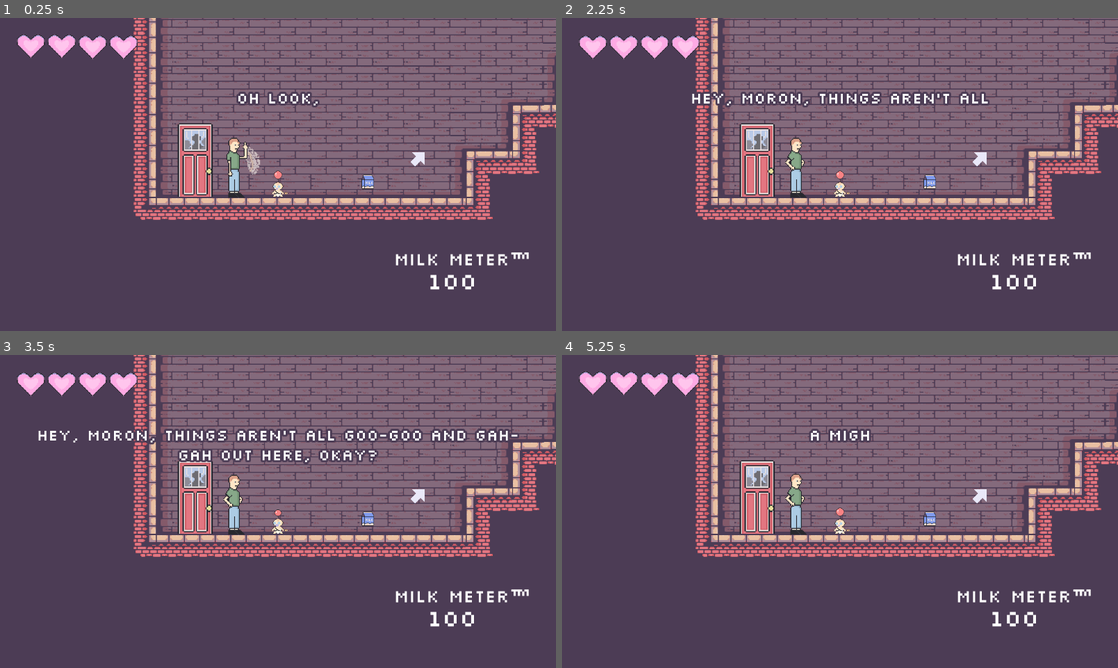
Above: before the commit, frames 1-4 (two rows, left to right).
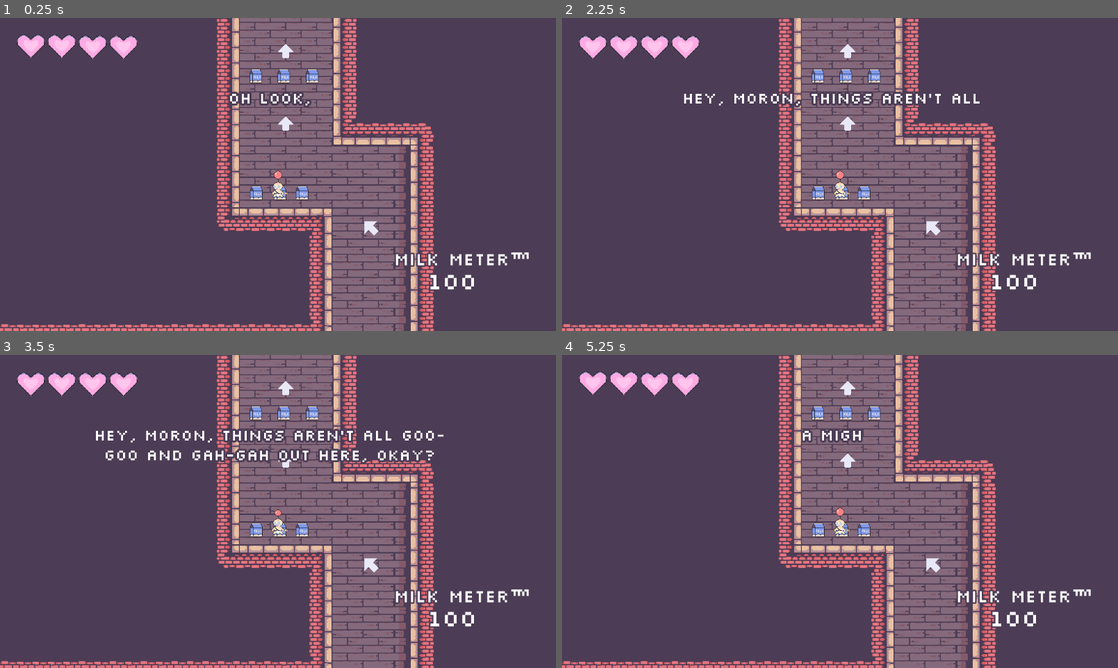
Above: after the commit, the same moments.

Repository: duncwilliams/trust-fund-baby
Game: Godot game, scene res://scenes/main.tscn
The game is run twice, just before and just after one commit, with the same random seed, the same clock (stepped at 60 frames per second) and the same inputs.
Inputs (mouse positions are in pixels of both pictures, inside the frame that each line leads up to):
- Up to frame 1 (0.25 s): no input
- Up to frame 2 (2.25 s): move the mouse to (962, 158) at 0.52 s; press the mouse at (962, 158) at 0.53 s; hold D (crawl_right) 0.53-2.03 s; tap Enter at 1.25 s; move the mouse to (728, 190) at 1.27 s; release the mouse at (728, 190) at 1.28 s; click (728, 190) at 1.35 s; move the mouse to (895, 105) at 2.02 s; press the mouse at (895, 105) at 2.03 s; hold A (crawl_left) from 2.03 s (still down)
- Up to frame 3 (3.5 s): move the mouse to (250, 574) at 2.77 s; release A (crawl_left) at 2.78 s; release the mouse at (250, 574) at 2.78 s; hold D (crawl_right) from 2.78 s (still down); click (250, 574) at 2.85 s
- Up to frame 4 (5.25 s): move the mouse to (1006, 558) at 3.52 s; press the mouse at (1006, 558) at 3.53 s; tap R (restart) at 4.15 s; move the mouse to (673, 464) at 4.27 s; release D (crawl_right) at 4.28 s; release the mouse at (673, 464) at 4.28 s; hold A (crawl_left) 4.28-5.03 s; click (673, 464) at 4.35 s; move the mouse to (867, 511) at 5.02 s; press the mouse at (867, 511) at 5.03 s; hold D (crawl_right) from 5.03 s (still down)

The runs differ from the first frame. In frame 1, 40% of the frame differs, in the area x 0-100%, y 0-100%; in frame 2, 39%; in frame 3, 39%; in frame 4, 40%.

Commit message:
fixed baby death animation even if crawling

Diff:
--- a/scenes/dialogue_controller.tscn
+++ b/scenes/dialogue_controller.tscn
@@ -24,9 +24,9 @@
 anchor_top = 0.5
 anchor_right = 0.5
 anchor_bottom = 0.5
-offset_left = -500.0
+offset_left = -388.0
 offset_top = -180.0
-offset_right = 500.0
+offset_right = 354.0
 offset_bottom = 62.0
 grow_horizontal = 2
 grow_vertical = 2
--- a/scenes/hud.tscn
+++ b/scenes/hud.tscn
@@ -739,6 +739,8 @@
 offset_bottom = -127.000015
 grow_horizontal = 0
 grow_vertical = 0
+theme_override_colors/font_outline_color = Color(0.29803923, 0.23529412, 0.33333334, 1)
+theme_override_constants/outline_size = 12
 theme_override_font_sizes/font_size = 36
 text = "MILK METER™ "
 horizontal_alignment = 1
@@ -758,6 +760,8 @@
 offset_bottom = 76.5
 grow_horizontal = 2
 grow_vertical = 2
+theme_override_colors/font_outline_color = Color(0.29803923, 0.23529412, 0.33333334, 1)
+theme_override_constants/outline_size = 12
 theme_override_font_sizes/font_size = 48
 text = "100"
 horizontal_alignment = 1
@@ -765,21 +769,24 @@
 
 [node name="RestartPrompt" type="Label" parent="." unique_id=259127323]
 unique_name_in_owner = true
-visible = false
 anchors_preset = 8
 anchor_left = 0.5
 anchor_top = 0.5
 anchor_right = 0.5
 anchor_bottom = 0.5
-offset_left = -194.0
-offset_top = -20.5
-offset_right = 194.0
-offset_bottom = 20.5
+offset_left = -519.0
+offset_top = 144.0
+offset_right = -79.0
+offset_bottom = 273.0
 grow_horizontal = 2
 grow_vertical = 2
 size_flags_horizontal = 4
+theme_override_colors/font_outline_color = Color(0.29803923, 0.23529412, 0.33333334, 1)
+theme_override_constants/outline_size = 12
 theme_override_font_sizes/font_size = 32
-text = "Press R to Restart"
+text = "USE w and s to crawl
+or
+Press R to Restart"
 horizontal_alignment = 1
 vertical_alignment = 1
 
--- a/scenes/main.tscn
+++ b/scenes/main.tscn
@@ -5,7 +5,6 @@
 [ext_resource type="PackedScene" uid="uid://ce0h2p4pyj5l" path="res://scenes/hud.tscn" id="3_sugp2"]
 [ext_resource type="PackedScene" uid="uid://bma0jh32ox7pj" path="res://scenes/map.tscn" id="5_tbgi4"]
 [ext_resource type="PackedScene" uid="uid://dxhgehgl2qp1" path="res://scenes/enemy.tscn" id="5_tefeu"]
-[ext_resource type="PackedScene" uid="uid://qs56l2yn2row" path="res://scenes/friend.tscn" id="6_tefeu"]
 [ext_resource type="PackedScene" uid="uid://dpv06ermcjg2p" path="res://scenes/music_player.tscn" id="7_o6xl0"]
 
 [node name="Main" type="Node2D" unique_id=246328731]
@@ -36,7 +35,7 @@
 
 [node name="Baby" parent="." unique_id=1502936678 instance=ExtResource("1_o5qli")]
 unique_name_in_owner = true
-position = Vector2(502, 479)
+position = Vector2(1374, -2317)
 
 [node name="Camera2D" type="Camera2D" parent="Baby" unique_id=1711883797]
 offset = Vector2(0, -60)
@@ -62,9 +61,6 @@
 [node name="Enemy" parent="." unique_id=1988915028 instance=ExtResource("5_tefeu")]
 position = Vector2(1077, -3522)
 
-[node name="Friend" parent="." unique_id=1435211521 instance=ExtResource("6_tefeu")]
-position = Vector2(319, 387)
-
 [node name="PlaceholderBabySpawn" type="Marker2D" parent="." unique_id=1803959226]
 position = Vector2(502, 479)
 
--- a/scenes/map.tscn
+++ b/scenes/map.tscn
@@ -6,6 +6,7 @@
 [ext_resource type="Texture2D" uid="uid://c2wsylqc3fqoh" path="res://art/custom/diagonal_arrow.png" id="3_gldc4"]
 [ext_resource type="Texture2D" uid="uid://dmqevkbt8jdmh" path="res://art/custom/cardinal_arrows.png" id="4_0cso3"]
 [ext_resource type="Texture2D" uid="uid://h75pwcu62m72" path="res://art/custom/Door.png" id="6_2lpho"]
+[ext_resource type="PackedScene" uid="uid://qs56l2yn2row" path="res://scenes/friend.tscn" id="7_nakos"]
 
 [sub_resource type="TileSetAtlasSource" id="TileSetAtlasSource_paxxb"]
 texture = ExtResource("1_4xfga")
@@ -1139,7 +1140,10 @@
 scale = Vector2(5, 5)
 sprite_frames = SubResource("SpriteFrames_mlgqr")
 autoplay = "default"
-frame_progress = 0.572393
+frame_progress = 0.7076188
 flip_h = true
 
+[node name="Friend" parent="." unique_id=1435211521 instance=ExtResource("7_nakos")]
+position = Vector2(319, 387)
+
 [connection signal="area_entered" from="SecondFloorTrigger" to="." method="_on_second_floor_trigger_area_entered"]
--- a/scripts/baby.gd
+++ b/scripts/baby.gd
@@ -96,12 +96,17 @@
 
 
 func defeat():
+	print("defeat called")
 	defeated = true
+	crawling = false
+	was_crawling = false
 	$Bottle/AnimatedSprite2D.visible = false
 	$Bottle.process_mode = Node.PROCESS_MODE_DISABLED
 	$CharacterBodyCollision.set_deferred("disabled", true)
 	$Area2D/AreaCollision.set_deferred("disabled", true)
+	animation_locked = true
 	$AnimatedSprite2D.play("defeat")
+	print("animation defeat played", $AnimatedSprite2D.animation)
 
 func _on_area_2d_body_entered(body: Node2D) -> void:
 	if body.is_in_group("map") and not animation_locked:
--- a/scripts/hud.gd
+++ b/scripts/hud.gd
@@ -2,10 +2,14 @@
 
 signal dialogue_finished(dialogue_title: String)
 
-var restart_prompt_delay: int = 3
+var restart_prompt_delay: int = 5
 # backup milk counter purely for making sure restart prompt doesn't display after player collected a carton
 var current_milk_amount: int = 100
 var in_boss_battle = false
+
+
+func _ready() -> void:
+	$RestartPrompt.visible = false
 
 
 func update_milk_amount(new_milk_amount: int) -> void:
--- a/scripts/main.gd
+++ b/scripts/main.gd
@@ -31,7 +31,7 @@
 	print("dialogue finished ", dialogue_title)
 
 	if dialogue_title == "intro":
-		$Friend/AnimatedSprite2D.play("point")
+		$Map/Friend/AnimatedSprite2D.play("point")
 		GameState.intro_played = true
 
 	elif dialogue_title == "second floor":
